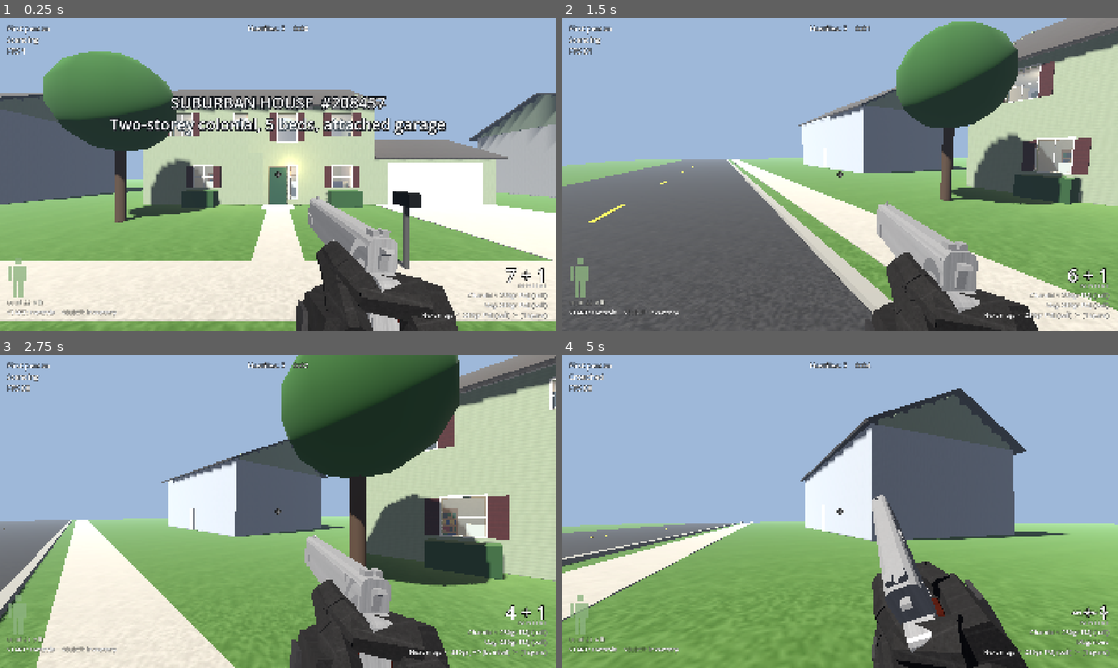
Above: before the commit, frames 1-4 (two rows, left to right).
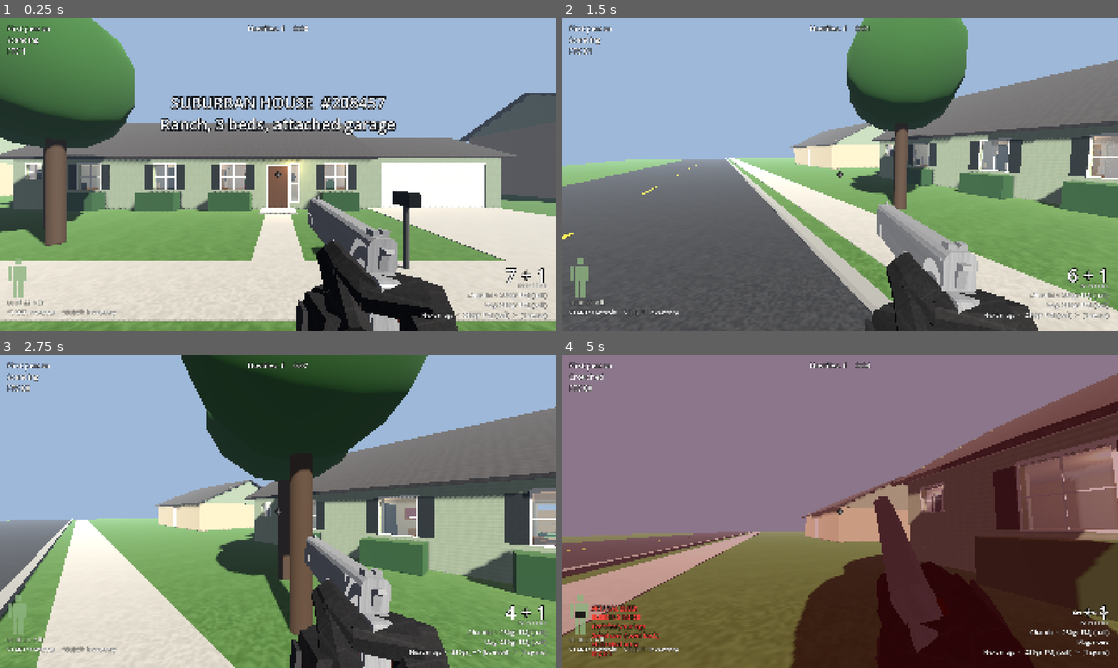
Above: after the commit, the same moments.

Repository: Beefnasty96/Loot-shoot-
Game: Godot game, scene res://scenes/suburban_house.tscn
Two runs of this game, one before a commit and one after it. Both use one fixed random seed, a clock stepped at 60 frames per second and the inputs below. This scene is started directly instead of the project's main scene.
Inputs (mouse positions are in pixels of both pictures, inside the frame that each line leads up to):
- Up to frame 1 (0.25 s): no input
- Up to frame 2 (1.5 s): tap Enter (ui_accept) at 0.5, 0.77 s; move the mouse to (962, 158) at 0.52 s; press the mouse at (962, 158) at 0.53 s; hold E (lean_right) 0.53-1.28 s; move the mouse to (812, 174) at 1.27 s; release the mouse at (812, 174) at 1.28 s; hold W (move_forward) from 1.28 s (still down); right-click (812, 174) at 1.35 s
- Up to frame 3 (2.75 s): keep holding W (move_forward); tap Enter (ui_accept) at 1.52 s; click (250, 511) at 1.55 s; move the mouse to (289, 505) at 2.02 s; press the mouse at (289, 505) at 2.03 s; tap ] (ammo_next) at 2.1 s
- Up to frame 4 (5 s): keep holding W (move_forward); move the mouse to (834, 517) at 2.77 s; release the mouse at (834, 517) at 2.78 s; tap [ (ammo_prev) at 2.85 s; tap Enter (ui_accept) at 3.02, 3.77, 4.52 s; click (834, 517) at 3.05 s; move the mouse to (878, 514) at 3.52 s; hold Ctrl (crouch) 3.53-4.28 s; click (878, 514) at 3.8 s; tap R (reload) at 4.15 s; move the mouse to (795, 508) at 4.27 s; click (795, 508) at 4.35 s

The runs differ from the first frame. In frame 1, 40% of the frame differs, in the area x 0-100%, y 0-100%; in frame 2, 29%; in frame 3, 46%; in frame 4, 98%.

Commit message:
Texture pool: drop-in textures for generated levels
- assets/textures/<common|map type>/<surface>/: image files placed here join
  the pools generated levels pick from (walls, ceilings, carpet/wood/tile/
  vinyl floors, siding, roofs, lawn/concrete/asphalt, fences, furniture wood
  and fabric, countertops). Folders made for common + all eight map types.
- TexturePool: lists folders with ResourceLoader.list_directory (works in the
  APK), @4ft/@48in/@1.2m/@30cm size tags, *_normal / *_n normal maps, per-
  category default size and roughness, uploads mixed 1:1 with built-ins.
- SuburbanHouse, Furniture and LevelKit (ceiling_material) pick from it.
- tools/textures/import_presets.py (run by the APK build before import):
  mipmaps, ETC2/ASTC compression, 2048 cap, normal-map mode.
- assets/textures/README.md explains the folders and file naming.
- texture_pool_test with fixture textures.

Co-Authored-By: Claude Opus 5.5 <noreply@anthropic.com>
Claude-Session: https://claude.ai/code/session_01QXqqGyHiPX8ozsMC328raT

Diff:
--- a/scripts/levels/gen/furniture.gd
+++ b/scripts/levels/gen/furniture.gd
@@ -27,6 +27,7 @@
 var metal: Material
 var mirror: Material
 var marble: Material
+var counter_top: Material       ## One countertop for the whole house.
 
 
 func _init(kit: LevelKit, r: RandomNumberGenerator) -> void:
@@ -43,6 +44,10 @@
 	var b: Array = woods[rng.randi() % woods.size()]
 	wood = k.textured("f_" + a[0], k.img_boards(a[1], a[2], 4, false, 64, 0.06), 0.6, 0.6)
 	wood2 = k.textured("f_" + b[0], k.img_boards(b[1], b[2], 4, false, 64, 0.06), 0.6, 0.6)
+	if k.textures:      # uploaded wood finishes join the pick
+		var woods_up := k.textures.materials("furniture/wood")
+		if not woods_up.is_empty() and rng.randf() < float(woods_up.size()) / (woods_up.size() + woods.size()):
+			wood = woods_up[rng.randi() % woods_up.size()]
 	var cols := [
 		[Color(0.25, 0.32, 0.28), Color(0.72, 0.35, 0.4), Color(0.45, 0.55, 0.35)],    # hunter green floral
 		[Color(0.85, 0.8, 0.68), Color(0.55, 0.3, 0.35), Color(0.4, 0.5, 0.35)],       # cream rose chintz
@@ -56,6 +61,9 @@
 			fabrics.append(k.textured("fab_%d_%s" % [i, c[0].to_html()], k.img_floral(c[0], c[1], c[2]), 0.5, 0.95))
 		else:
 			fabrics.append(k.textured("plaid_%d_%s" % [i, c[0].to_html()], k.img_checker(c[0], c[2], 32, 6), 0.4, 0.95))
+	if k.textures:      # uploaded upholstery joins the fabrics
+		for m in k.textures.materials("furniture/fabric"):
+			fabrics.append(m)
 	for c in [Color(0.78, 0.7, 0.85), Color(0.35, 0.45, 0.65), Color(0.85, 0.82, 0.75), Color(0.7, 0.3, 0.3), Color(0.45, 0.6, 0.45)]:
 		sheets.append(k.flat("sheets_%s" % c.to_html(), c))
 	var appl := [Color(0.88, 0.84, 0.74), Color(0.94, 0.94, 0.92), Color(0.12, 0.12, 0.12)]   # almond, white, black
@@ -353,7 +361,12 @@
 # ------------------------------------------------------------------ kitchen
 
 func counter(n: Node3D, w: float, d: float, uppers := true, sink := false) -> void:
-	var top := k.flat("laminate_%d" % (rng.randi() % 3), [Color(0.85, 0.8, 0.68), Color(0.9, 0.9, 0.88), Color(0.55, 0.5, 0.45)][rng.randi() % 3], 0.5)
+	if counter_top == null:
+		var tops: Array = []
+		for c: Color in [Color(0.85, 0.8, 0.68), Color(0.9, 0.9, 0.88), Color(0.55, 0.5, 0.45)]:
+			tops.append(k.flat("laminate_%s" % c.to_html(), c, 0.5))
+		counter_top = k.textures.pick("counters", tops, rng) if k.textures else tops[rng.randi() % tops.size()]
+	var top: Material = counter_top
 	_b(n, Vector3(w, 0.86, d - 0.04), Vector3(0, 0.43, -0.02), wood, "cabinet")
 	_b(n, Vector3(w + 0.02, 0.04, d), Vector3(0, 0.88, 0), top, "wood", false)
 	if sink:
--- a/scripts/levels/gen/suburban_house.gd
+++ b/scripts/levels/gen/suburban_house.gd
@@ -53,6 +53,7 @@
 var _ext_open: Array = []                ## Exterior openings: {room, side, c, w, kind, ...}
 var _f: Furniture
 var _paint: Array = []
+var _plain_paint: Material
 var _siding: StandardMaterial3D
 var _trim_col := Color.WHITE
 var _counts := {}
@@ -61,6 +62,8 @@
 func build() -> void:
 	_rng.seed = layout_seed
 	clear_text = "HOUSE CLEAR"
+	if textures == null:
+		textures = TexturePool.new(MAP_ID)
 	_f = Furniture.new(self, _rng)
 	_materials()
 	_environment()
@@ -650,15 +653,24 @@
 # ================================================================== structure
 
 func _materials() -> void:
+	# Built-in procedural finishes, plus any uploaded textures (TexturePool) in the same pools.
 	var paints := [Color(0.88, 0.85, 0.78), Color(0.9, 0.88, 0.84), Color(0.85, 0.82, 0.72), Color(0.82, 0.86, 0.84), Color(0.9, 0.84, 0.8), Color(0.83, 0.84, 0.9)]
+	var builtin_paint: Array = []
 	for i in paints.size():
-		_paint.append(textured("paint_%d" % i, img_noise(paints[i], 0.015, 16, 2 + i), 1.0, 0.9))
+		builtin_paint.append(textured("paint_%d" % i, img_noise(paints[i], 0.015, 16, 2 + i), 1.0, 0.9))
+	_paint = textures.pool("walls", builtin_paint)
+	_plain_paint = builtin_paint[0]
 	var sidings := [Color(0.84, 0.82, 0.72), Color(0.92, 0.92, 0.9), Color(0.62, 0.68, 0.74), Color(0.85, 0.8, 0.55), Color(0.62, 0.68, 0.56), Color(0.75, 0.7, 0.62)]
-	var sc: Color = sidings[_rng.randi() % sidings.size()]
-	_siding = textured("siding_%s" % sc.to_html(), img_boards(sc, sc.darkened(0.25), 8), 0.8, 0.7)
+	var builtin_siding: Array = []
+	for sc: Color in sidings:
+		builtin_siding.append(textured("siding_%s" % sc.to_html(), img_boards(sc, sc.darkened(0.25), 8), 0.8, 0.7))
+	_siding = textures.pick("exterior/siding", builtin_siding, _rng)
 	_mats["siding"] = _siding
-	var shingle: Color = [Color(0.3, 0.28, 0.27), Color(0.25, 0.22, 0.2), Color(0.35, 0.32, 0.28), Color(0.2, 0.22, 0.25)][_rng.randi() % 4]
-	_mats["shingles"] = textured("shingles_%s" % shingle.to_html(), img_boards(shingle, shingle.darkened(0.4), 10, false, 64, 0.06), 1.0, 1.0)
+	var builtin_roof: Array = []
+	for shingle: Color in [Color(0.3, 0.28, 0.27), Color(0.25, 0.22, 0.2), Color(0.35, 0.32, 0.28), Color(0.2, 0.22, 0.25)]:
+		builtin_roof.append(textured("shingles_%s" % shingle.to_html(), img_boards(shingle, shingle.darkened(0.4), 10, false, 64, 0.06), 1.0, 1.0))
+	_mats["shingles"] = textures.pick("roofs", builtin_roof, _rng)
+	ceiling_material = textures.pick("ceilings", [textured("popcorn", img_noise(Color(0.9, 0.89, 0.86), 0.05, 32, 4), 0.5, 1.0)], _rng)
 
 
 func _room_paint(r: Dictionary) -> Material:
@@ -690,10 +702,11 @@
 	var carpets: Array = []
 	for c: Color in carpet_cols:
 		carpets.append(textured("carpet_%s" % c.to_html(), img_noise(c, 0.04, 32, 11), 0.4, 1.0))
-	var vinyl := textured("vinyl", img_checker(Color(0.86, 0.82, 0.7), Color(0.75, 0.68, 0.55)), 0.6, 0.5)
-	var tile := textured("tile", img_checker(Color(0.93, 0.93, 0.9), Color(0.88, 0.88, 0.86), 32, 4), 0.6, 0.3)
-	var oak := textured("oak_floor", img_boards(Color(0.62, 0.45, 0.26), Color(0.45, 0.3, 0.17), 8, true), 0.9, 0.5)
-	var concrete := textured("concrete", img_noise(Color(0.68, 0.67, 0.64), 0.04, 32, 8), 1.2, 0.95)
+	carpets = textures.pool("floors/carpet", carpets)
+	var vinyl: Material = textures.pick("floors/vinyl", [textured("vinyl", img_checker(Color(0.86, 0.82, 0.7), Color(0.75, 0.68, 0.55)), 0.6, 0.5)], _rng)
+	var tile: Material = textures.pick("floors/tile", [textured("tile", img_checker(Color(0.93, 0.93, 0.9), Color(0.88, 0.88, 0.86), 32, 4), 0.6, 0.3)], _rng)
+	var oak: Material = textures.pick("floors/wood", [textured("oak_floor", img_boards(Color(0.62, 0.45, 0.26), Color(0.45, 0.3, 0.17), 8, true), 0.9, 0.5)], _rng)
+	var concrete: Material = textures.pick("ground/concrete", [textured("concrete", img_noise(Color(0.68, 0.67, 0.64), 0.04, 32, 8), 1.2, 0.95)], _rng)
 	var subfloor := flat("floor_band", Color(0.8, 0.78, 0.72), 0.9)
 	var house_carpet: Material = carpets[_rng.randi() % carpets.size()]
 	# Slab under everything (the lawn underneath is what you stand on at ground level).
@@ -763,7 +776,7 @@
 	floor_y = 0.0
 	# Ceiling slab and roof over the top storey.
 	var top := (stories - 1) * FH + CEILING
-	box(Vector3(fx1 - fx0, 0.05, fz1 - fz0), Vector3((fx0 + fx1) / 2.0, top + 0.045, (fz0 + fz1) / 2.0), _paint[0], "drywall")
+	box(Vector3(fx1 - fx0, 0.05, fz1 - fz0), Vector3((fx0 + fx1) / 2.0, top + 0.045, (fz0 + fz1) / 2.0), _plain_paint, "drywall")
 	gable_roof(fx0, fz0, fx1, fz1, top + 0.07, _rng.randf_range(22.0, 32.0), _mats["shingles"])
 	_shutters()
 	if not garage.is_empty():
@@ -833,7 +846,7 @@
 func _build_garage() -> void:
 	floor_y = 0.0
 	var g := garage
-	var paint: Material = _paint[0]
+	var paint: Material = _plain_paint
 	var ext := [[0.016, "drywall", paint], [EXT_WALL - 0.016, "exterior_sheathing", _siding]]
 	var t := EXT_WALL / 2.0
 	var outer_x: float = g.x0 if not _mirror else g.x1
@@ -1564,9 +1577,9 @@
 
 func _lot() -> void:
 	floor_y = 0.0
-	var lawn := textured("lawn", img_noise(Color(0.3, 0.45, 0.2), 0.06, 32, 7), 1.5, 1.0)
-	var concrete := textured("concrete", img_noise(Color(0.68, 0.67, 0.64), 0.04, 32, 8), 1.2, 0.95)
-	var asphalt := textured("asphalt", img_noise(Color(0.22, 0.22, 0.23), 0.05, 32, 9), 1.0, 0.95)
+	var lawn: Material = textures.pick("ground/lawn", [textured("lawn", img_noise(Color(0.3, 0.45, 0.2), 0.06, 32, 7), 1.5, 1.0)], _rng)
+	var concrete: Material = textures.pick("ground/concrete", [textured("concrete", img_noise(Color(0.68, 0.67, 0.64), 0.04, 32, 8), 1.2, 0.95)], _rng)
+	var asphalt: Material = textures.pick("ground/asphalt", [textured("asphalt", img_noise(Color(0.22, 0.22, 0.23), 0.05, 32, 9), 1.0, 0.95)], _rng)
 	box(Vector3(120, 1, 80), Vector3(0, -0.5, -8), lawn, "concrete")
 	if not garage.is_empty():
 		var gw: float = garage.x1 - garage.x0
@@ -1583,7 +1596,7 @@
 	# Back yard: privacy fence, deck off the slider.
 	var lx0 := minf(fx0, garage.get("x0", fx0)) - 2.0
 	var lx1 := maxf(fx1, garage.get("x1", fx1)) + 2.0
-	var fence := textured("fence", img_boards(Color(0.6, 0.48, 0.32), Color(0.4, 0.3, 0.2), 8, true), 1.2)
+	var fence: Material = textures.pick("fences", [textured("fence", img_boards(Color(0.6, 0.48, 0.32), Color(0.4, 0.3, 0.2), 8, true), 1.2)], _rng)
 	var fy := 6.0 * FT
 	var back := fz0 - _rng.randf_range(7.0, 10.0)
 	box(Vector3(lx1 - lx0, fy, 0.05), Vector3((lx0 + lx1) / 2.0, fy / 2.0, back), fence, "wood")
--- a/scripts/levels/level_kit.gd
+++ b/scripts/levels/level_kit.gd
@@ -18,6 +18,10 @@
 ## Height of the storey being built: box(), cylinder(), wall() and room() add it to their y, so a second
 ## floor is built with the same calls as the first. Parented boxes are local to their parent and don't.
 var floor_y := 0.0
+## Generated levels: uploaded textures (assets/textures/) mixed into the materials they pick.
+var textures: TexturePool
+## Ceiling finish for room(); null = popcorn.
+var ceiling_material: Material
 
 
 static func ft(v: float) -> float:
@@ -293,7 +297,7 @@
 	if floor_m != null:
 		box(Vector3(x1 - x0, 0.02, z1 - z0), Vector3((x0 + x1) / 2.0, 0.01, (z0 + z1) / 2.0), floor_m, "concrete", 0.0, false)
 	if ceiling:
-		var popcorn := textured("popcorn", img_noise(Color(0.9, 0.89, 0.86), 0.05, 32, 4), 0.5, 1.0)
+		var popcorn: Material = ceiling_material if ceiling_material else textured("popcorn", img_noise(Color(0.9, 0.89, 0.86), 0.05, 32, 4), 0.5, 1.0)
 		box(Vector3(x1 - x0, 0.02, z1 - z0), Vector3((x0 + x1) / 2.0, CEILING + 0.01, (z0 + z1) / 2.0), popcorn, "drywall", 0.0, false)
 	if light > 0.0:
 		var l := OmniLight3D.new()
--- /dev/null
+++ b/scripts/levels/texture_pool.gd
@@ -0,0 +1,186 @@
+class_name TexturePool
+extends RefCounted
+## Texture files you drop into assets/textures/ join the pool that generated
+## levels pick walls, floors, ceilings, siding, roofs and so on from.
+##
+##   assets/textures/common/<category>/        every map type
+##   assets/textures/<map type id>/<category>/ only that map type (e.g. suburban_house)
+##
+## Categories are the folders in CATEGORIES (e.g. walls, floors/carpet, roofs).
+## Uploaded textures are mixed in with the built-in procedural ones, one entry
+## each, so the more you add the more often they come up.
+##
+## File names:
+##   oak_planks.png             repeats every DEFAULT size for its category
+##   oak_planks@4ft.png         one repeat covers 4 ft (also in, m, cm: @48in, @1.2m, @30cm)
+##   oak_planks_normal.png      (or _n) normal map for oak_planks (any size tag on either file)
+## Formats: png, jpg, jpeg, webp. Square, tileable, power-of-two (512/1024/2048) works best.
+## tools/textures/import_presets.py (run by the APK build) imports them with
+## mipmaps and mobile (ETC2/ASTC) compression.
+
+const DEFAULT_ROOT := "res://assets/textures"
+const EXTS := ["png", "jpg", "jpeg", "webp"]
+## category -> [default size of one repeat (m), roughness]
+const CATEGORIES := {
+	"walls": [1.0, 0.9],
+	"ceilings": [0.6, 1.0],
+	"floors/carpet": [0.6, 1.0],
+	"floors/wood": [1.2, 0.5],
+	"floors/tile": [0.6, 0.3],
+	"floors/vinyl": [0.6, 0.5],
+	"exterior/siding": [1.2, 0.7],
+	"roofs": [1.2, 1.0],
+	"ground/lawn": [1.5, 1.0],
+	"ground/concrete": [1.2, 0.95],
+	"ground/asphalt": [1.2, 0.95],
+	"fences": [1.2, 0.85],
+	"furniture/wood": [0.6, 0.6],
+	"furniture/fabric": [0.5, 0.95],
+	"counters": [0.6, 0.4],
+}
+
+static var _cache := {}          ## file path -> Material (shared across level loads)
+
+var map_id := ""
+var root := DEFAULT_ROOT
+
+
+func _init(id := "", root_dir := DEFAULT_ROOT) -> void:
+	map_id = id
+	root = root_dir
+
+
+## Texture files for a category: common/ first, then this map type's folder, each sorted by name.
+func files(category: String) -> Array[String]:
+	var out: Array[String] = []
+	var dirs := [root.path_join("common").path_join(category)]
+	if map_id != "":
+		dirs.append(root.path_join(map_id).path_join(category))
+	for d: String in dirs:
+		if not DirAccess.dir_exists_absolute(d):
+			continue
+		var names := Array(ResourceLoader.list_directory(d))
+		names.sort()
+		for n: String in names:
+			if n.ends_with("/") or n.get_extension().to_lower() not in EXTS:
+				continue
+			if _is_normal_map(n):
+				continue
+			out.append(d.path_join(n))
+	return out
+
+
+## Materials made from the uploaded files (no built-ins).
+func materials(category: String) -> Array[Material]:
+	var out: Array[Material] = []
+	for path in files(category):
+		var m := material_for(path, category)
+		if m:
+			out.append(m)
+	return out
+
+
+## Built-in materials plus uploaded ones.
+func pool(category: String, builtins: Array = []) -> Array:
+	var out: Array = builtins.duplicate()
+	out.append_array(materials(category))
+	return out
+
+
+## One material for a category: a built-in or an uploaded one, chosen with rng.
+func pick(category: String, builtins: Array, rng: RandomNumberGenerator) -> Material:
+	var all := pool(category, builtins)
+	if all.is_empty():
+		return null
+	return all[rng.randi() % all.size()]
+
+
+func material_for(path: String, category: String) -> Material:
+	if _cache.has(path):
+		return _cache[path]
+	var tex := load(path) as Texture2D
+	if tex == null:
+		push_warning("TexturePool: couldn't load %s" % path)
+		return null
+	var defaults: Array = CATEGORIES.get(category, [1.0, 0.85])
+	var size := parse_size(path.get_file())
+	if size <= 0.0:
+		size = defaults[0]
+	var m := StandardMaterial3D.new()
+	m.resource_name = path.get_file().get_basename()
+	m.albedo_texture = tex
+	m.texture_filter = BaseMaterial3D.TEXTURE_FILTER_LINEAR_WITH_MIPMAPS_ANISOTROPIC
+	m.uv1_triplanar = true
+	m.uv1_world_triplanar = true
+	m.uv1_scale = Vector3.ONE / size
+	m.roughness = defaults[1]
+	var nmap := _find_normal(path)
+	if nmap != "":
+		var nt := load(nmap) as Texture2D
+		if nt:
+			m.normal_enabled = true
+			m.normal_texture = nt
+	_cache[path] = m
+	return m
+
+
+## "@4ft", "@48in", "@1.2m", "@30cm" in a file name -> metres (0 if none).
+static func parse_size(file_name: String) -> float:
+	var base := file_name.get_basename()
+	var at := base.rfind("@")
+	if at < 0:
+		return 0.0
+	var tag := base.substr(at + 1).to_lower()
+	for suffix in ["_normal", "_n"]:
+		if tag.ends_with(suffix):
+			tag = tag.substr(0, tag.length() - suffix.length())
+	var units := {"ft": 0.3048, "in": 0.0254, "cm": 0.01, "m": 1.0}
+	for u: String in ["ft", "in", "cm", "m"]:
+		if tag.ends_with(u):
+			var num := tag.substr(0, tag.length() - u.length())
+			if num.is_valid_float():
+				return num.to_float() * units[u]
+	return 0.0
+
+
+static func _stem(file_name: String) -> String:
+	## Name without extension, size tag or normal suffix: "oak@4ft_normal.png" -> "oak".
+	var b := file_name.get_basename()
+	for suffix in ["_normal", "_n"]:
+		if b.ends_with(suffix):
+			b = b.substr(0, b.length() - suffix.length())
+	var at := b.rfind("@")
+	if at >= 0:
+		b = b.substr(0, at)
+	for suffix in ["_normal", "_n"]:
+		if b.ends_with(suffix):
+			b = b.substr(0, b.length() - suffix.length())
+	return b
+
+
+static func _is_normal_map(file_name: String) -> bool:
+	var b := file_name.get_basename()
+	var at := b.rfind("@")
+	var parts := [b] if at < 0 else [b, b.substr(0, at)]
+	for p: String in parts:
+		if p.ends_with("_normal") or p.ends_with("_n"):
+			return true
+	return false
+
+
+func _find_normal(path: String) -> String:
+	var d := path.get_base_dir()
+	var stem := _stem(path.get_file())
+	for n: String in ResourceLoader.list_directory(d):
+		if n.get_extension().to_lower() in EXTS and _is_normal_map(n) and _stem(n) == stem:
+			return d.path_join(n)
+	return ""
+
+
+## Every category folder, for making the empty tree (tools and tests).
+static func category_dirs(map_ids: Array) -> Array[String]:
+	var out: Array[String] = []
+	for id in ["common"] + map_ids:
+		for c: String in CATEGORIES:
+			out.append(String(id).path_join(c))
+	return out
--- /dev/null
+++ b/tools/tests/texture_pool_test.gd
@@ -0,0 +1,81 @@
+extends SceneTree
+## Uploaded level textures: files in assets/textures/<common|map type>/<surface>/
+## join the pools generated levels pick from (size tags, normal maps, per-map
+## folders). Uses the fixture tree in tools/tests/fixtures/textures.
+## Run: godot --headless --fixed-fps 60 -s tools/tests/texture_pool_test.gd
+
+const POOL := "res://scripts/levels/texture_pool.gd"
+const FIX := "res://tools/tests/fixtures/textures"
+var fails := 0
+var f := 0
+var rs
+var tries := 0
+var found := false
+
+
+func check(cond: bool, what: String) -> void:
+	print(("PASS  " if cond else "FAIL  ") + what)
+	if not cond:
+		fails += 1
+
+
+func _initialize() -> void:
+	var P = load(POOL)
+	check(absf(P.parse_size("oak@4ft.png") - 1.2192) < 1e-4 and absf(P.parse_size("oak@48in.png") - 1.2192) < 1e-4, "@4ft and @48in both mean 4 ft")
+	check(absf(P.parse_size("tile@30cm_normal.png") - 0.3) < 1e-6 and absf(P.parse_size("x@1.5m.jpg") - 1.5) < 1e-6, "@30cm and @1.5m work, also on normal maps")
+	check(P.parse_size("plain.png") == 0.0 and P.parse_size("bad@lots.png") == 0.0, "no tag (or a bad one) = the folder's default size")
+	var house = P.new("suburban_house", FIX)
+	var bank = P.new("bank", FIX)
+	var walls: Array = house.files("walls")
+	check(walls.size() == 1 and walls[0].get_file() == "test_stripes@4ft.png", "walls: the texture is found, its _normal file isn't counted as one (%s)" % str(walls))
+	var m: StandardMaterial3D = house.material_for(walls[0], "walls")
+	check(m != null and m.albedo_texture != null and absf(m.uv1_scale.x - 1.0 / 1.2192) < 1e-4, "a 4 ft tag sets the repeat to 4 ft")
+	check(m.normal_enabled and m.normal_texture != null, "and the matching _normal file is used as its normal map")
+	var carpet: Array = house.materials("floors/carpet")
+	check(carpet.size() == 1 and absf(carpet[0].uv1_scale.x - 1.0 / 0.6) < 1e-4 and carpet[0].roughness == 1.0, "no tag: carpet's default size and roughness")
+	check(house.files("roofs").size() == 1 and bank.files("roofs").size() == 0, "a map type's own folder only feeds that map type")
+	check(bank.files("walls").size() == 2 and house.files("walls").size() == 1, "common/ feeds every map type (bank walls: common + bank = 2)")
+	var b1 := StandardMaterial3D.new()
+	var b2 := StandardMaterial3D.new()
+	var b3 := StandardMaterial3D.new()
+	check(house.files("ceilings").is_empty() and house.pool("ceilings", [b1]) == [b1], "an empty folder leaves the built-ins as they are")
+	var rng := RandomNumberGenerator.new()
+	rng.seed = 5
+	var seen := {}
+	for i in 200:
+		var pick: Material = house.pick("floors/carpet", [b1, b2, b3], rng)
+		seen[{b1: "b1", b2: "b2", b3: "b3"}.get(pick, "upload")] = true
+	check(seen.size() == 4, "uploads are mixed in with the built-ins (%s)" % str(seen.keys()))
+	var real = P.new("suburban_house")
+	print("      real tree: %d uploaded wall textures" % real.files("walls").size())
+	_load_house()
+
+
+func _load_house() -> void:
+	if rs:
+		rs.free()
+	tries += 1
+	rs = load("res://scenes/suburban_house.tscn").instantiate()
+	rs.layout_seed = 40 + tries
+	rs.spawn_enemies = false
+	rs.textures = load(POOL).new("suburban_house", FIX)
+	root.add_child(rs)
+	f = 0
+
+
+func _process(_d: float) -> bool:
+	f += 1
+	if f == 3:
+		var stripes: Material = rs.textures.material_for(rs.textures.files("walls")[0], "walls")
+		if tries == 1:
+			check(stripes in rs._paint, "a generated house puts uploaded wall textures in its paint pool (%d choices)" % rs._paint.size())
+		for mi in rs.find_children("*", "MeshInstance3D", true, false):
+			if mi.material_override == stripes:
+				found = true
+		if found or tries >= 6:
+			check(found, "and some room's walls use it (house #%d)" % rs.layout_seed)
+			print("%d failure(s)" % fails)
+			quit(1 if fails else 0)
+		else:
+			_load_house()
+	return false
Not shown, added: scripts/levels/texture_pool.gd.uid
Not shown, added: tools/tests/anatomy_test.gd.uid
Binary file added: tools/tests/fixtures/textures/bank/walls/test_marble@60cm.png
Not shown, added: tools/tests/fixtures/textures/bank/walls/test_marble@60cm.png.import
Binary file added: tools/tests/fixtures/textures/common/floors/carpet/test_plain.png
Not shown, added: tools/tests/fixtures/textures/common/floors/carpet/test_plain.png.import
Binary file added: tools/tests/fixtures/textures/common/walls/test_stripes@4ft.png
Not shown, added: tools/tests/fixtures/textures/common/walls/test_stripes@4ft.png.import
Binary file added: tools/tests/fixtures/textures/common/walls/test_stripes@4ft_normal.png
Not shown, added: tools/tests/fixtures/textures/common/walls/test_stripes@4ft_normal.png.import
Binary file added: tools/tests/fixtures/textures/suburban_house/roofs/test_roof@1.5m.png
Not shown, added: tools/tests/fixtures/textures/suburban_house/roofs/test_roof@1.5m.png.import
(and 136 more such lines)
